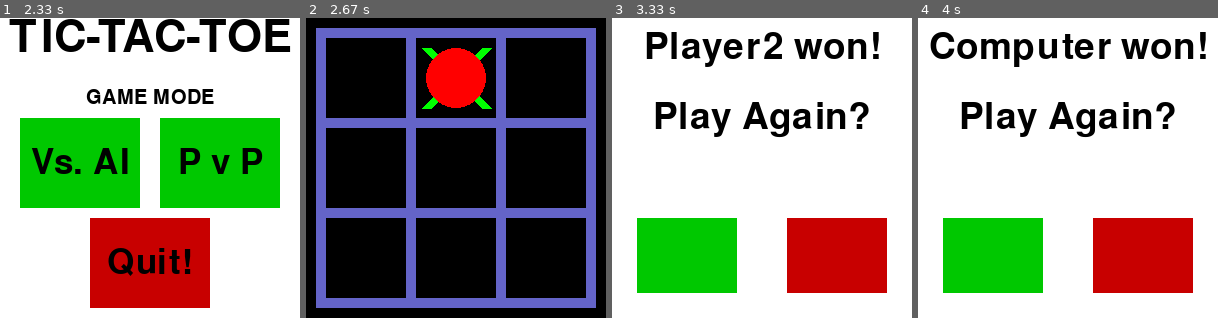
Above: before the commit, frames 1-4 (left to right).
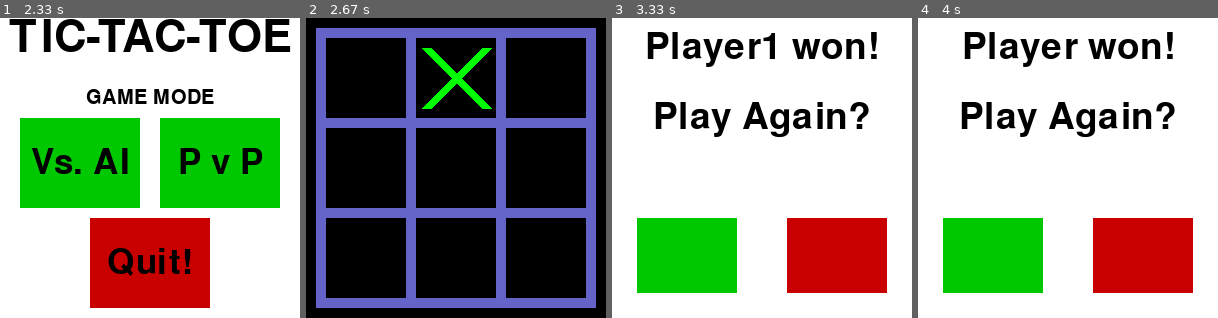
Above: after the commit, the same moments.

Repository: RITESHMOHAPATRA/TIC-TAC-TOE
Game: pygame game, started from Python/pygame1.py
Two runs of this game, one before a commit and one after it. Both use one fixed random seed, a clock stepped at 60 frames per second and the inputs below. The source is Python 2; it was converted automatically to run under Python 3.
Inputs (mouse positions are in pixels of both pictures, inside the frame that each line leads up to):
- Up to frame 1 (2.33 s): press the mouse at (150, 186) at 0.37 s; move the mouse to (114, 177) at 0.47 s; release the mouse at (78, 171) at 0.6 s; press the mouse at (240, 78) at 0.7 s; move the mouse to (144, 87) at 0.8 s; release the mouse at (48, 96) at 0.93 s; click (75, 255) at 1.05 s; press the mouse at (81, 162) at 1.37 s; move the mouse to (81, 213) at 1.47 s; release the mouse at (84, 264) at 1.6 s; press the mouse at (60, 78) at 1.7 s; move the mouse to (63, 147) at 1.8 s; release the mouse at (66, 216) at 1.93 s; click (75, 255) at 2.05 s
- Up to frame 2 (2.67 s): press the mouse at (525, 162) at 2.37 s; move the mouse to (483, 108) at 2.47 s; release the mouse at (441, 57) at 2.6 s
- Up to frame 3 (3.33 s): press the mouse at (852, 258) at 2.7 s; move the mouse to (768, 258) at 2.8 s; release the mouse at (684, 261) at 2.93 s; click (762, 168) at 3.05 s
- Up to frame 4 (4 s): press the mouse at (993, 255) at 3.37 s; move the mouse to (1044, 162) at 3.47 s; release the mouse at (1095, 69) at 3.6 s; press the mouse at (1158, 78) at 3.7 s; move the mouse to (1065, 81) at 3.8 s; release the mouse at (975, 84) at 3.93 s

Frame 1 is identical in both runs. In frame 2, 3.1% of the frame differs, in the area x 40-60%, y 10-30%; in frame 3, 2.1%; in frame 4, 4.3%, in the area x 4-96%, y 4-17%.

Commit message:
Fixing of 'overlapping' bug for both game modes and addition of comments. (#25)
* Addition of file for GUI handling.

* Modification of backend logic file for the same.

* Cleaning up of stray comments.

* Addition of comments.

* Fixed Bug for AI game mode.

* Fixed Bug for PvP game mode.

Diff:
--- a/Python/pygame1.py
+++ b/Python/pygame1.py
@@ -18,7 +18,8 @@
   			if event.type == pygame.QUIT:
   				pygame.quit()
   				quit()
-  		board.first_menu(mouse[0],mouse[1])
+
+  		board.first_menu(mouse[0],mouse[1])  #Co-ordinates of mouse pointer passed so that menu options can be highlighted.
   		pygame.display.flip()
   		pygame.display.update()
   		if(click[0] == 1 and 140>mouse[0]>20 and 190>mouse[1]>100):
@@ -53,8 +54,6 @@
   			pygame.quit()
   			quit()
 
-  		# clock.tick(15)
-
 def comp_play():
 	done = False
 	board.initialize()
@@ -65,6 +64,7 @@
 	            click = pygame.mouse.get_pressed()
 	            if event.type == pygame.QUIT or event.type == pygame.KEYUP and event.key == pygame.K_ESCAPE:
 	                done = True
+	            #Input involves two methods, one by pressing keys and other by mouse input. This part is key input.
 	            if event.type == pygame.KEYUP and event.key == pygame.K_KP1 or event.type == pygame.KEYUP and event.key == pygame.K_1:
 	                value = board.nxt_turn1(1)
 	            if event.type == pygame.KEYUP and event.key == pygame.K_KP2 or event.type == pygame.KEYUP and event.key == pygame.K_2:
@@ -83,6 +83,7 @@
 	                value = board.nxt_turn1(8)
 	            if event.type == pygame.KEYUP and event.key == pygame.K_KP9 or event.type == pygame.KEYUP and event.key == pygame.K_9:
 	                value = board.nxt_turn1(9)
+	            #This part is mouse input. Functions called only if the mouse is clicked at its certain domain defined by x and y coordinates.
 	            if 100>mouse[0]>20 and 280>mouse[1]>200 and click[0] == 1:
 	                value = board.nxt_turn1(1)
 	            if 190>mouse[0]>110 and 280>mouse[1]>200 and click[0] == 1:
@@ -101,7 +102,7 @@
 	                value = board.nxt_turn1(8)
 	            if 280>mouse[0]>200 and 100>mouse[1]>20 and click[0] == 1:
 	                value = board.nxt_turn1(9)
-	            # pygame.display.flip()
+
 		pygame.display.flip()
 		if value != 'ongoing':
 			done = True
@@ -122,6 +123,7 @@
 	            click = pygame.mouse.get_pressed()
 	            if event.type == pygame.QUIT or event.type == pygame.KEYUP and event.key == pygame.K_ESCAPE:
 	                done = True
+	            #Input involves two methods, one by pressing keys and other by mouse input. This part is key input.
 	            if event.type == pygame.KEYUP and event.key == pygame.K_KP1 or event.type == pygame.KEYUP and event.key == pygame.K_1:
 	                value = board.nxt_turn2(1)
 	            if event.type == pygame.KEYUP and event.key == pygame.K_KP2 or event.type == pygame.KEYUP and event.key == pygame.K_2:
@@ -140,6 +142,7 @@
 	                value = board.nxt_turn2(8)
 	            if event.type == pygame.KEYUP and event.key == pygame.K_KP9 or event.type == pygame.KEYUP and event.key == pygame.K_9:
 	                value = board.nxt_turn2(9)
+	            #This part is mouse input. Functions called only if the mouse is clicked at its certain domain defined by x and y coordinates.
 	            if 100>mouse[0]>20 and 280>mouse[1]>200 and click[0] == 1:
 	                value = board.nxt_turn2(1)
 	            if 190>mouse[0]>110 and 280>mouse[1]>200 and click[0] == 1:
@@ -158,7 +161,7 @@
 	                value = board.nxt_turn2(8)
 	            if 280>mouse[0]>200 and 100>mouse[1]>20 and click[0] == 1:
 	                value = board.nxt_turn2(9)
-	            # pygame.display.flip()
+
 		pygame.display.flip()
 		if value != 'ongoing':
 			done = True
--- a/Python/tictactoe.py
+++ b/Python/tictactoe.py
@@ -22,6 +22,8 @@
             return copy
 
     def update_surface(self,letter,position):
+        #All the X's and O's carefully set to be in the center of their respective boxes.
+        #O's are basic circles whereas X's are combination of two lines for better visual effect.
         if letter == 'X':
             if(position == 1):
                 pygame.draw.line(self.screen, self.bright_green, (30, 210), (90, 270), 10)
@@ -71,6 +73,7 @@
                 pygame.draw.circle(self.screen,self.bright_red, (240,60), 30)
 
     def isWinner(self,copy,le):
+        #Checking of each possible winning combination.
         return ((copy[7] == le and copy[8] == le and copy[9] == le) or
             (copy[4] == le and copy[5] == le and copy[6] == le) or
             (copy[1] == le and copy[2] == le and copy[3] == le) or
@@ -128,6 +131,8 @@
     def initialize(self):
         self.screen.fill(self.black)
         self.theBoard = ['-']*10
+        #Each square of the game grid is made by four lines of 10 pixel density each.
+        #The original rectangle function isnt used because it creates blurred pixels on the edges which is not visually attractive.
         pygame.draw.rect(self.screen, self.color, pygame.Rect(10, 10, 100, 10))
         pygame.draw.rect(self.screen, self.color, pygame.Rect(10, 10, 10, 100))
         pygame.draw.rect(self.screen, self.color, pygame.Rect(100, 10, 10, 100))
@@ -166,41 +171,39 @@
         pygame.draw.rect(self.screen, self.color, pygame.Rect(190, 280, 100, 10))
 
     def nxt_turn1(self,position):
-        self.makeMove(0,'X',position)
-        if self.isWinner(self.getBoardCopy(),'X'):
-            # self.display_game_over('Player')
-            return 'Player'
-        else:
-            if self.isBoardFull(self.getBoardCopy()):
-                # self.display_game_over(0)
-                return 0
-        self.makeMove(0,'O',self.getComputerMove(self.getBoardCopy()))
-        if self.isWinner(self.getBoardCopy(),'O'):
-            # self.display_game_over('Computer')
-            return 'Computer'
-        else:
-            if self.isBoardFull(self.getBoardCopy()):
-                # self.display_game_over(0)
-                return 0
+        flag = self.isSpaceFree(self.getBoardCopy(),position)
+        if flag:
+            self.makeMove(0,'X',position)
+            if self.isWinner(self.getBoardCopy(),'X'):
+                return 'Player'
+            else:
+                if self.isBoardFull(self.getBoardCopy()):
+                    return 0
+            self.makeMove(0,'O',self.getComputerMove(self.getBoardCopy()))
+            if self.isWinner(self.getBoardCopy(),'O'):
+                return 'Computer'
+            else:
+                if self.isBoardFull(self.getBoardCopy()):
+                    return 0
 
         return 'ongoing'
 
     def nxt_turn2(self,position):
-        if(self.marker == 'X'):
-            self.marker = 'O'
-        elif(self.marker == 'O'):
-            self.marker = 'X'
-        self.makeMove(0,self.marker,position)
-        if self.isWinner(self.getBoardCopy(),self.marker):
-            # self.display_game_over('Player')
-            if self.marker == 'X':
-                return 'Player1'
-            if self.marker == 'O':
-                return 'Player2'
-        else:
-            if self.isBoardFull(self.getBoardCopy()):
-                # self.display_game_over(0)
-                return 0
+        flag = self.isSpaceFree(self.getBoardCopy(),position)
+        if flag:
+            if(self.marker == 'X'):
+                self.marker = 'O'
+            elif(self.marker == 'O'):
+                self.marker = 'X'
+            self.makeMove(0,self.marker,position)
+            if self.isWinner(self.getBoardCopy(),self.marker):
+                if self.marker == 'X':
+                    return 'Player1'
+                if self.marker == 'O':
+                    return 'Player2'
+            else:
+                if self.isBoardFull(self.getBoardCopy()):
+                    return 0
 
         return 'ongoing'
 
@@ -216,7 +219,7 @@
         rect.center = (surface_size / 2, surface_size / 2)
         self.screen.blit(text, rect)
 
-    def first_menu(self,x,y):
+    def first_menu(self,x,y):       #The function calling is handled by pygame1.py file. This menu is just the graphical interface required for the same. Hence, no function calling done.
         self.screen.fill(self.white)
         surface_size = self.screen.get_height()
         font = pygame.font.Font('freesansbold.ttf', 45)
@@ -256,8 +259,6 @@
         rect4 = text4.get_rect()
         rect4.center = (150,245)
         self.screen.blit(text4, rect4)
-        # pygame.display.update()
-        # clock.tick(15)
 
     def last_menu(self,player,x,y):
         self.screen.fill(self.white)
